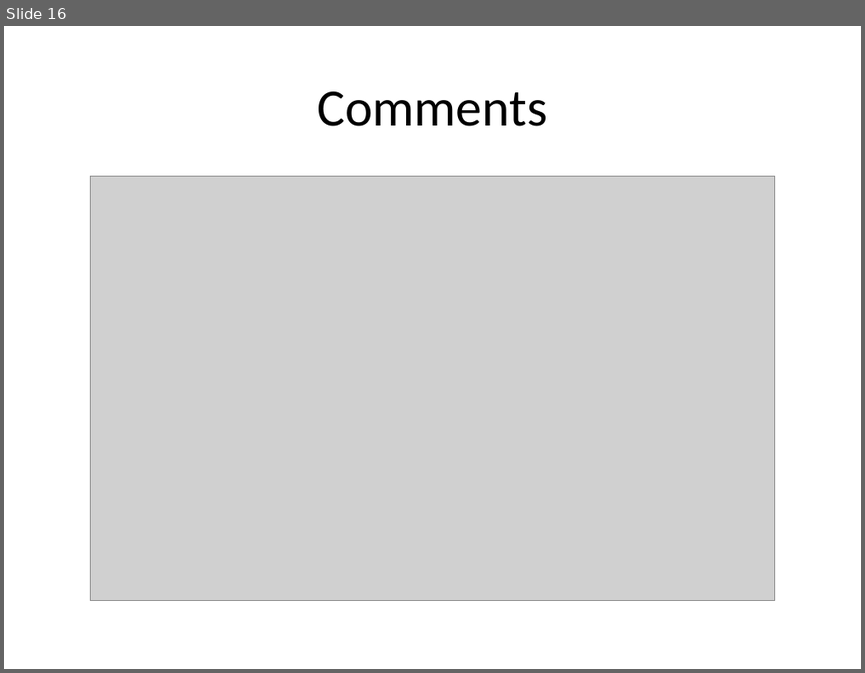
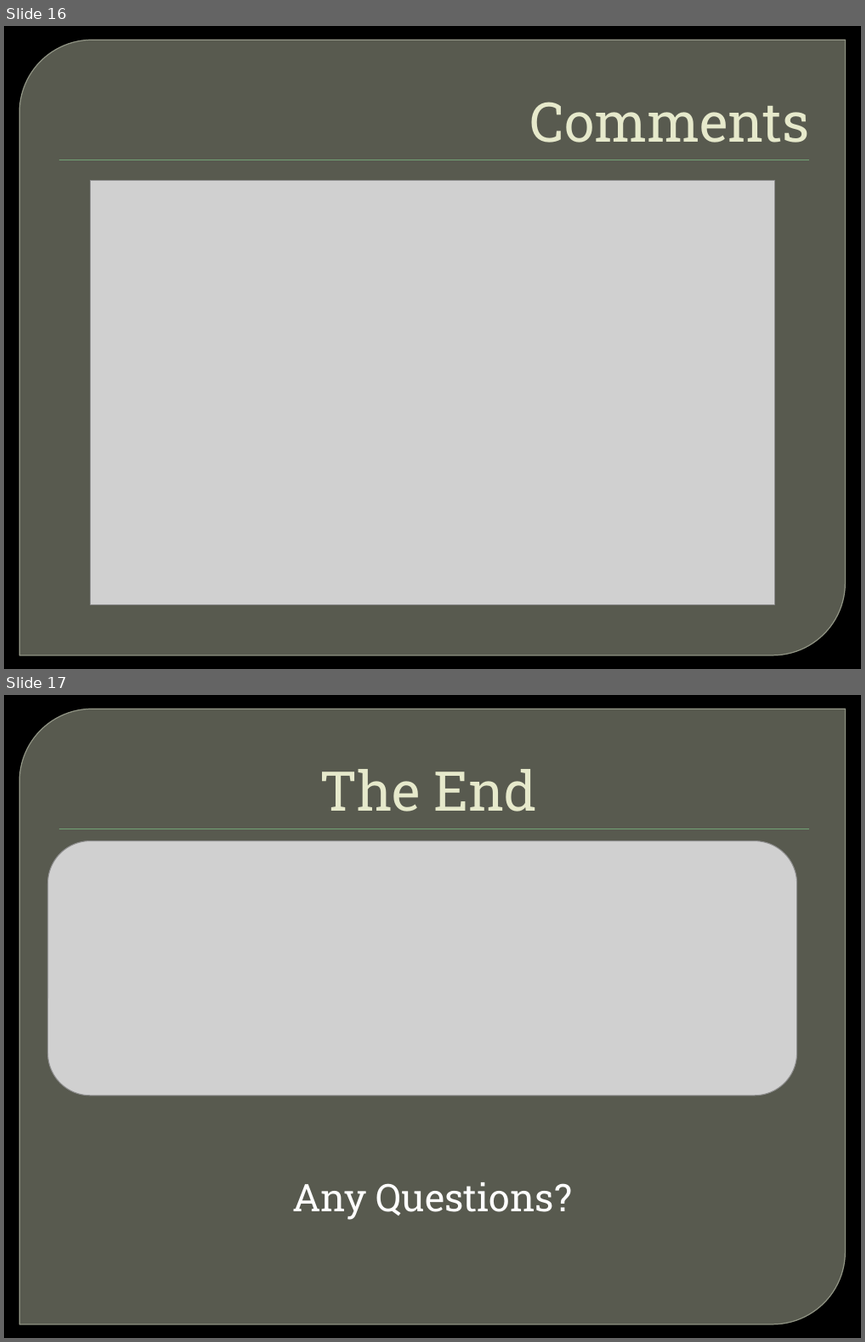
Before and after one commit to Mediagroup5/BarrocIt, a slide deck: barroc_Presentation.pptm. Shown one above the other, each under a label of ours: slide 16 before the commit, slides 16 and 17 after it. The pictures are 865x673 and 865x1342 pixels, drawn with LibreOffice and Linux fonts; fonts in the diff are those of the drawing; grey boxes stand for pictures; background and template pictures are left out. Boxes give left, top, right and bottom in pixels: in the first picture for what was removed or moved away, otherwise in the second. Text is boxed around its words. In the diff, an @@ line names an element or a change of style, - is before the commit and + after.

```diff
--- a/barroc_Presentation.pptm
+++ b/barroc_Presentation.pptm
@@ slide 17 added at [4,695,861,1338], background picture (left out); not listed: 2 template elements that a slide beside it also shows @@
@@ title added at [319,769,537,811], 46 pt, text #E7EACB @@
+The End
@@ picture added at [47,840,796,1095] @@
@@ text added at [292,1182,572,1219], 32 pt, text #FFFFFF @@
+Any Questions?
@@ slide 16 changed as well @@
@@ background #FFFFFF to picture (left out) @@
@@ round diag rect added at [19,40,846,655], fill #888B7B at 65% opacity, outline #9DA090 0.87 pt @@
@@ title "Comments" at [530,102,810,142]: size 44 to 46 pt, font Calibri to Roboto Slab, text colour #000000 to #E7EACB; alignment centre to right; indent changed; vertical alignment middle to bottom @@
@@ rectangle added at [59,159,809,160], fill #72A376 @@
@@ picture: place and size @@
-picture at [91,176,775,600]
+picture at [91,180,775,604]
```
Also in this commit, not shown: 15 other slides changed, 1 other file.
